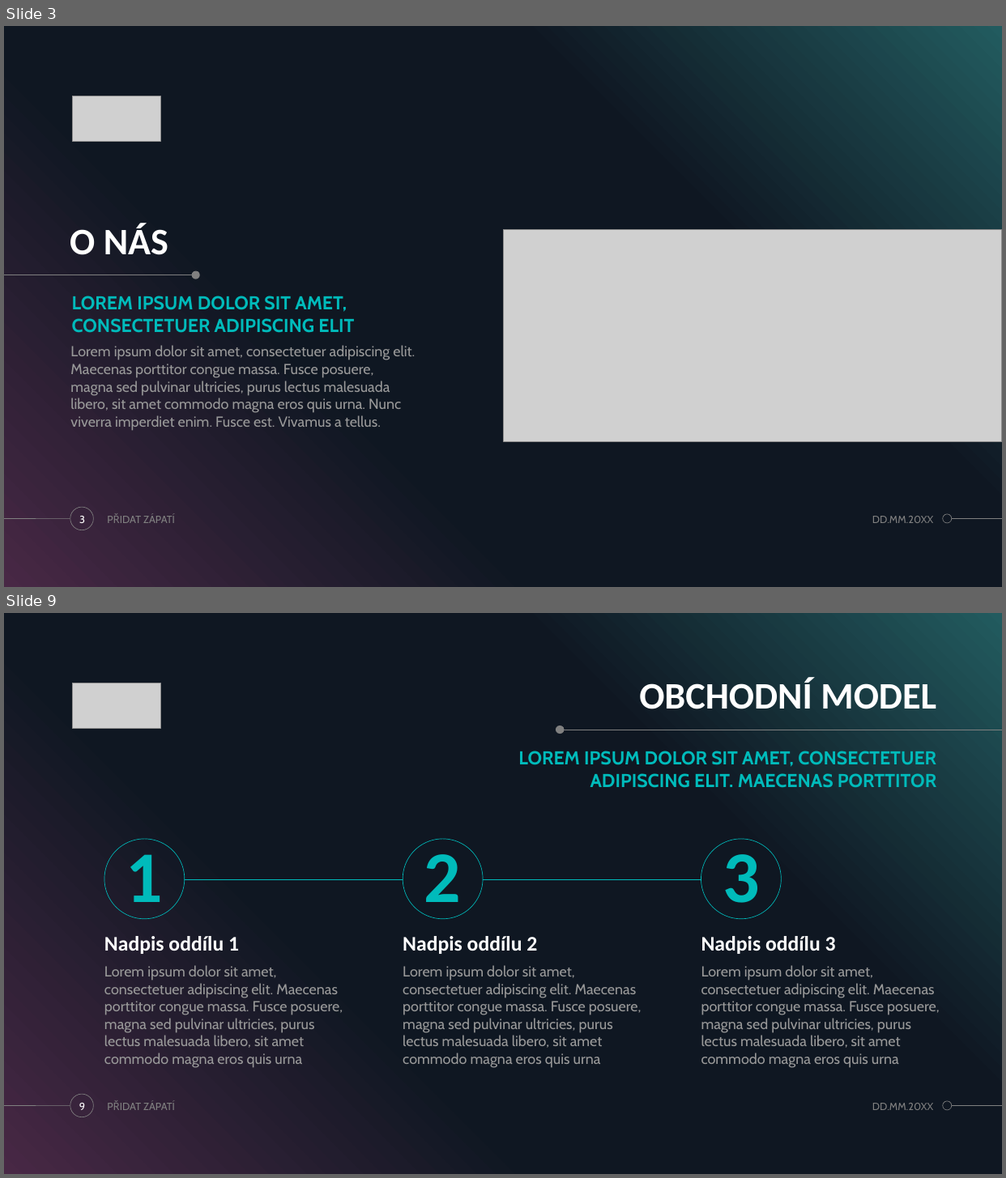
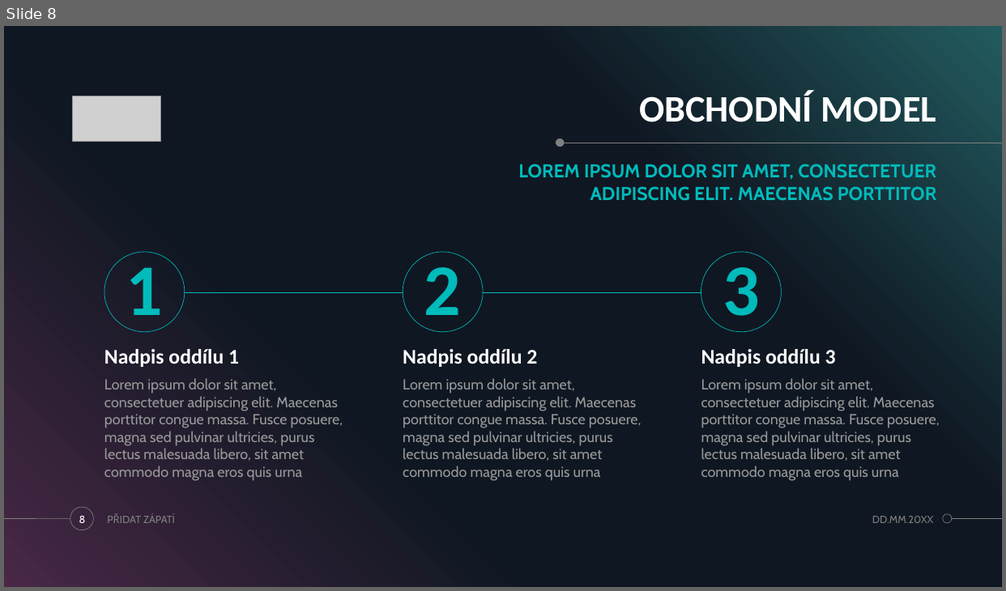
Before and after one commit to OpecenaPalacinka/UUR, a slide deck: Casomira/Prezentace casomiry.pptx. Shown one above the other, each under a label of ours: slides 3 and 9 before the commit, slide 8 after it; the slides between them are not shown. The pictures are 1006x1178 and 1006x591 pixels, drawn with LibreOffice and Linux fonts; fonts in the diff are those of the drawing; grey boxes stand for pictures. Boxes give left, top, right and bottom in pixels: in the first picture for what was removed or moved away, otherwise in the second. Text is boxed around its words. In the diff, an @@ line names an element or a change of style, - is before the commit and + after.

```diff
--- a/Casomira/Prezentace casomiry.pptx
+++ b/Casomira/Prezentace casomiry.pptx
@@ slide 3 removed at <box>4,26,1002,587</box>, background #000000; not listed: 5 template elements that a slide beside it also shows @@
@@ picture removed at <box>72,96,160,141</box> @@
@@ title removed at <box>70,224,168,255</box> @@
-O NÁS
@@ picture removed at <box>503,229,1001,442</box> @@
@@ line removed from (4, 275) to (192, 275) @@
@@ ellipse removed at <box>192,271,200,279</box> @@
@@ text removed at <box>72,296,354,333</box> @@
-LOREM IPSUM DOLOR SIT AMET, CONSECTETUER ADIPISCING ELIT
@@ text removed at <box>70,345,415,431</box> @@
-Lorem ipsum dolor sit amet, consectetuer adipiscing elit. Maecenas porttitor congue massa. Fusce posuere, magna sed pulvinar ultricies, purus lectus malesuada libero, sit amet commodo magna eros quis urna. Nunc viverra imperdiet enim. Fusce est. Vivamus a tellus.
@@ page number removed at <box>79,516,85,523</box> @@
-3
@@ text removed at <box>143,514,175,523</box> @@
-PŘIDAT ZÁPATÍ
@@ text removed at <box>872,516,933,523</box> @@
-DD.MM.20XX
@@ what was slide 9 is now slide 8 @@
@@ page number at <box>79,516,86,523</box>: text changed @@
-9
+8
```
Also in this commit, not shown: 7 slides added, 7 other slides removed, 2 other files.
